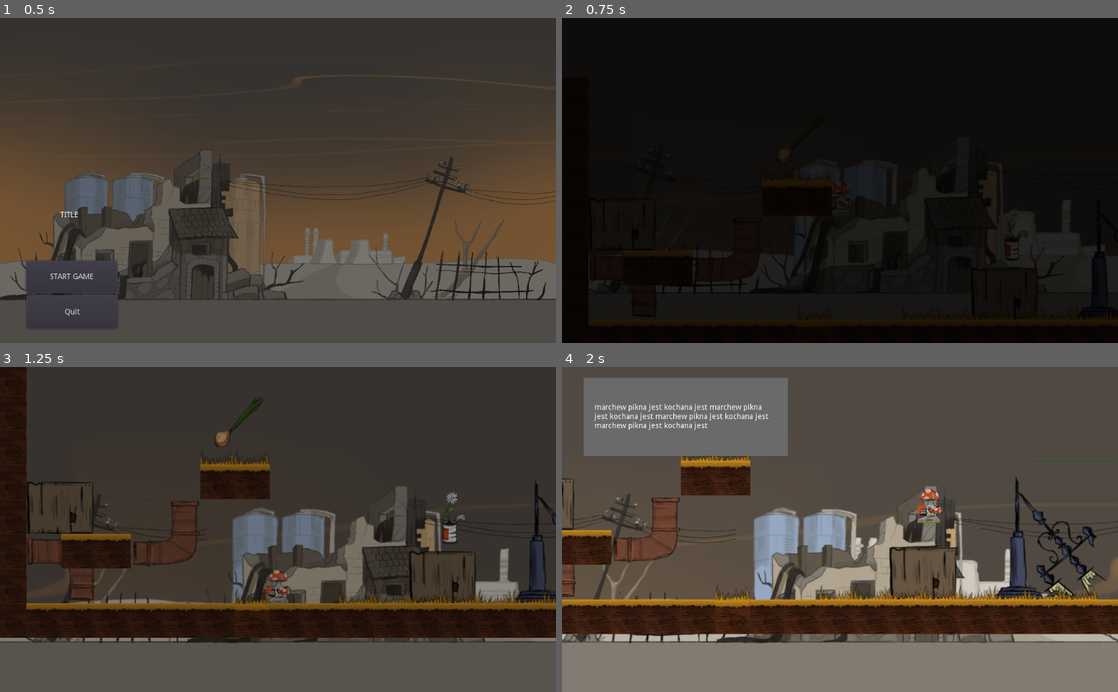
Above: before the commit, frames 1-4 (two rows, left to right).
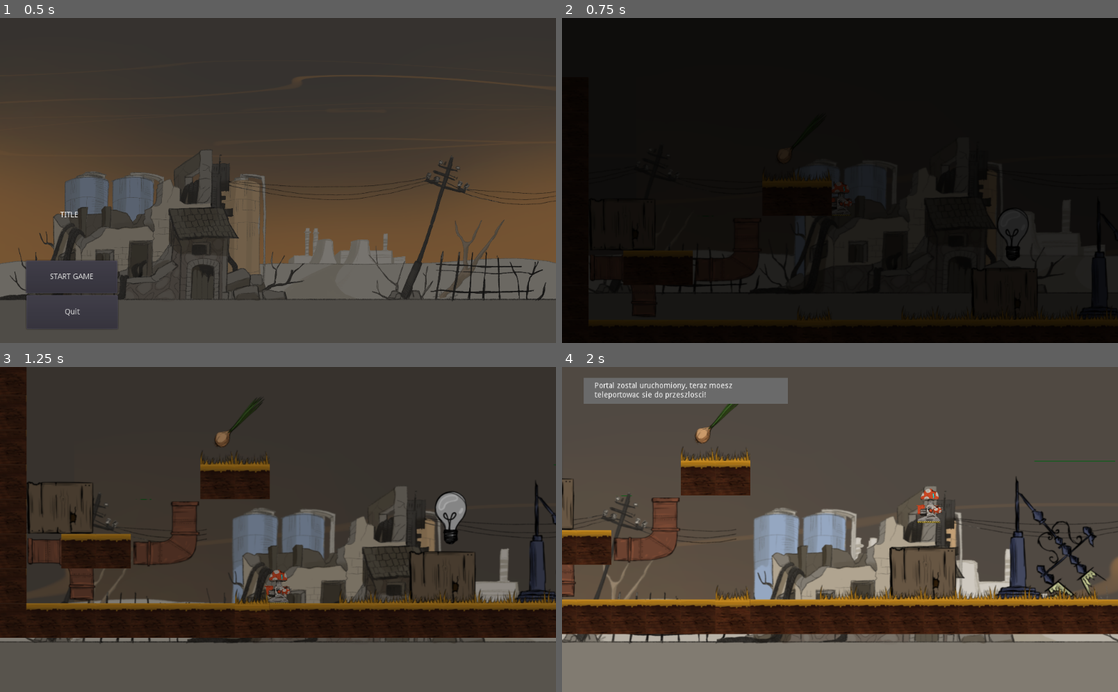
Above: after the commit, the same moments.

Repository: Khaleer/gamejam
Game: Godot game, scene res://main.tscn
Same seed, same stepped clock (60 frames per second), same inputs: the game is played once before the commit and once after it.
Inputs:
- Up to frame 1 (0.5 s): no input
- Up to frame 2 (0.75 s): click "START GAME" at 0.5 s
- Up to frame 3 (1.25 s): no input
- Up to frame 4 (2 s): hold Right (right) from 1.28 s (still down); hold Shift (fast_movement) from 1.28 s (still down); tap W (jump) at 1.52 s

Frame 1 is identical in both runs. In frame 2, 0.1% of the frame differs, in the area x 78-84%, y 59-75%; in frame 3, 0.6%; in frame 4, 6.3%, in the area x 3-41%, y 4-28%.

Commit message:
mam juz dosc tego jama xd

Diff:
--- a/game/characters/farmer.tscn
+++ b/game/characters/farmer.tscn
@@ -34,7 +34,7 @@
 position = Vector2( 120, 8 )
 scale = Vector2( 0.283333, 0.283333 )
 frames = SubResource( 2 )
-frame = 1
+frame = 9
 speed_scale = 4.0
 playing = true
 
--- a/game/items/Time_machine.gd
+++ b/game/items/Time_machine.gd
@@ -8,7 +8,7 @@
 		test = test + 1
 	if Global.item_onion_collected == true:
 		test = test+1
-	if test == 2:
+	if test >= 1:
 		return true
 
 func _ready():
--- a/game/items/item_flower.tscn
+++ b/game/items/item_lightbulb.tscn
@@ -1,19 +1,19 @@
 [gd_scene load_steps=4 format=2]
 
-[ext_resource path="res://items/flower.png" type="Texture" id=1]
-[ext_resource path="res://items/item_flower.gd" type="Script" id=2]
+[ext_resource path="res://items/item_flower.gd" type="Script" id=1]
+[ext_resource path="res://items/zarowka.png" type="Texture" id=2]
 
 [sub_resource type="CapsuleShape2D" id=1]
-radius = 16.0
+radius = 24.0
 height = 60.0
 
 [node name="items" type="Area2D"]
-script = ExtResource( 2 )
+script = ExtResource( 1 )
 
 [node name="CollisionShape2D" type="CollisionShape2D" parent="."]
 shape = SubResource( 1 )
 
 [node name="Sprite" type="Sprite" parent="."]
-texture = ExtResource( 1 )
+texture = ExtResource( 2 )
 
 [connection signal="body_entered" from="." to="." method="_on_items_body_entered"]
--- a/game/levels/Level_1.tscn
+++ b/game/levels/Level_1.tscn
@@ -3,7 +3,7 @@
 [ext_resource path="res://items/Time_machine.tscn" type="PackedScene" id=1]
 [ext_resource path="res://player/player.tscn" type="PackedScene" id=2]
 [ext_resource path="res://levels/tileset_1.tscn" type="PackedScene" id=3]
-[ext_resource path="res://items/item_flower.tscn" type="PackedScene" id=4]
+[ext_resource path="res://items/item_lightbulb.tscn" type="PackedScene" id=4]
 [ext_resource path="res://items/item_onion.tscn" type="PackedScene" id=5]
 [ext_resource path="res://levels/screen_effect.tscn" type="PackedScene" id=6]
 [ext_resource path="res://levels/Level_1.gd" type="Script" id=7]
--- a/game/levels/popup.gd
+++ b/game/levels/popup.gd
@@ -6,7 +6,7 @@
 
 func _on_items2_popup_flower() -> void:
 	$MarginContainer.visible = true
-	$MarginContainer/MarginContainer/Label.text = "marchew piękna jest kochana jest marchew piękna jest kochana jest marchew piękna jest kochana jest marchew piękna jest kochana jest "
+	#$MarginContainer/MarginContainer/Label.text = "Portal zostal uruchomiony, teraz możesz teleportowac sie do przeszlosci!"
 	$Timer.start()
 
 
--- a/game/levels/popup.tscn
+++ b/game/levels/popup.tscn
@@ -7,7 +7,7 @@
 
 [node name="MarginContainer" type="MarginContainer" parent="."]
 margin_right = 456.0
-margin_bottom = 184.0
+margin_bottom = 88.0
 custom_constants/margin_right = 40
 custom_constants/margin_top = 20
 custom_constants/margin_left = 40
@@ -20,7 +20,7 @@
 margin_left = 40.0
 margin_top = 20.0
 margin_right = 416.0
-margin_bottom = 164.0
+margin_bottom = 68.0
 color = Color( 0.419608, 0.419608, 0.419608, 1 )
 __meta__ = {
 "_edit_use_anchors_": false
@@ -30,16 +30,16 @@
 margin_left = 40.0
 margin_top = 20.0
 margin_right = 416.0
-margin_bottom = 164.0
+margin_bottom = 68.0
 custom_constants/margin_right = 20
 custom_constants/margin_left = 20
 
 [node name="Label" type="Label" parent="MarginContainer/MarginContainer"]
 margin_left = 20.0
-margin_top = 31.0
+margin_top = 8.0
 margin_right = 356.0
-margin_bottom = 113.0
-text = "\"Lorem ipsum dolor sit amet, consectetur adipiscing elit, sed do eiusmod tempor incididunt ut labore et dolore magna aliqua. Ut enim ad minim veniam, quis nostrud exercitation ullamco laboris nisi ut aliquip ex ea commodo consequat"
+margin_bottom = 39.0
+text = "Portal zostal uruchomiony, teraz możesz teleportowac sie do przeszlosci!"
 autowrap = true
 
 [node name="Timer" type="Timer" parent="."]
Binary file added: game/items/zarowka.png
Not shown, added: game/items/zarowka.png.import
